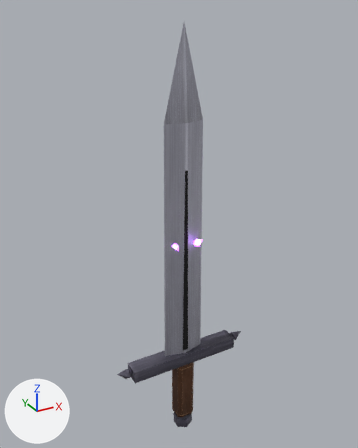
An edit to the FBX model cyclops/export/weapons/MidSword.fbx, drawn before and after from the same camera.
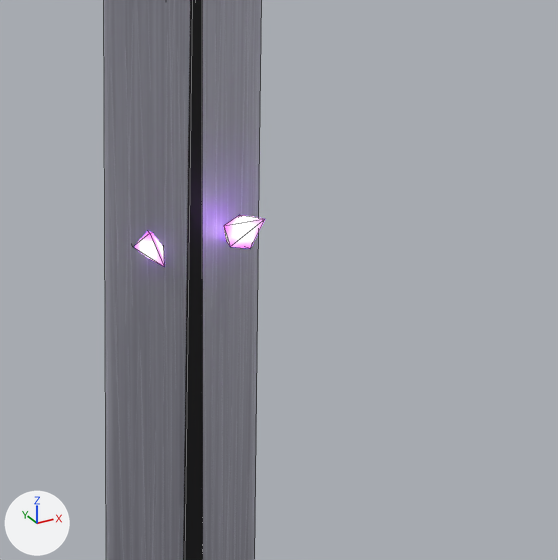
Each version appears first whole from a camera (50 mm lens) standing at (-1.94, -3.45, 3.52) and looking at (0.01, 0.1, 1.74), and next in a close-up on the part from 39% to 77% of the width and 42% to 72% of the height. The axes (+X, +Y, +Z) are drawn at lower left. The lights are the same throughout. The older version's two pictures come first. The close-ups show mesh edges as thin lines.

The older version as bpy lines, for what is in view:
```python
me_blade = bpy.data.meshes.new('Blade')
me_blade.from_pydata(...)  # 17 vertices, 15 faces; spans x -0.2..0.2, y -0.05..0.05, z 0.42..3.42
me_blade.materials.append(mat_cyclops)  # picture img_cyclops_texture_png
me_glow = bpy.data.meshes.new('Glow')
me_glow.from_pydata(...)  # 14 vertices, 20 faces; spans x -0.13..0.134, y -0.18..0.092, z 1.563..1.687
me_glow.materials.append(mat_cyclopsglow)
ob_blade = bpy.data.objects.new('Blade', me_blade)
ob_blade.location = (0.0, 0.0, 0.0)
ob_glow = bpy.data.objects.new('Glow', me_glow)
ob_glow.location = (0.0, 0.0, 0.0)
```
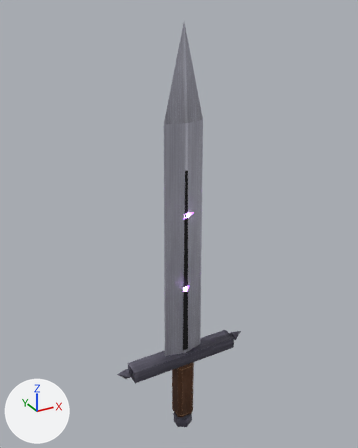
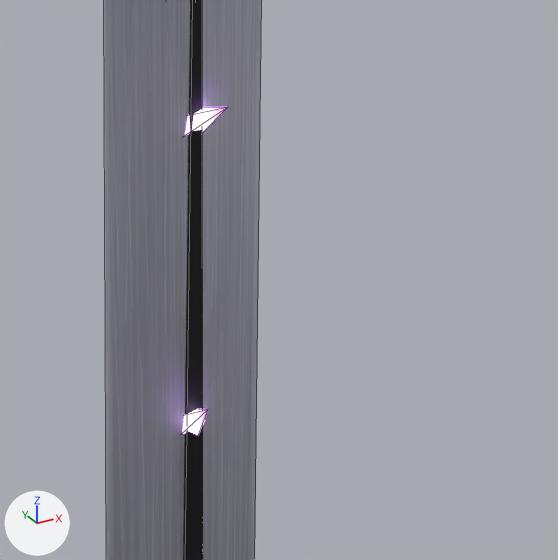
Pixel boxes (x1, y1, x2, y2) of what changed, in the close-ups (558 x 560 px):
'Glow', reshaped
    before: (134, 215, 265, 266)
    after: (182, 107, 227, 436)

What the commit changed:
me_glow is used by ob_glow; location (0.0, 0.0, 0.0).
me_glow had 14 vertices, 20 faces and spanned x -0.13..0.134, y -0.18..0.092, z 1.563..1.687.
me_glow now has 14 vertices, 20 faces and spans x -0.039..0.046, y -0.137..0.061, z 1.059..1.931.
Part 1, on me_glow:
Vertex 0 of me_glow moves from (0.134, -0.079, 1.612) to (0.034, 0.007, 1.853).
Vertex 1 of me_glow moves from (0.106, -0.056, 1.642) at pixel (239, 214) to (0.001, 0.017, 1.885).
Vertex 2 of me_glow moves from (0.061, -0.065, 1.631) at pixel (223, 225) to (-0.039, -0.004, 1.873).
Vertex 3 of me_glow moves from (0.061, -0.093, 1.593) at pixel (230, 246) to (-0.031, -0.028, 1.833).
Vertex 4 of me_glow moves from (0.106, -0.102, 1.581) at pixel (250, 248) to (0.014, -0.021, 1.821).
Vertex 5 of me_glow moves from (0.094, -0.18, 1.687) at pixel (265, 218) to (0.035, -0.123, 1.931) at pixel (228, 106).
Vertex 6 of me_glow moves from (0.093, -0.023, 1.57) at pixel (226, 240) to (-0.026, 0.06, 1.81).
Vertex 7 of me_glow moves from (-0.13, -0.013, 1.604) at pixel (132, 246) to (0.046, -0.016, 1.123).
Vertex 8 of me_glow moves from (-0.097, -0.029, 1.635) at pixel (149, 233) to (0.023, 0.014, 1.151).
Vertex 9 of me_glow moves from (-0.056, -0.009, 1.623) to (-0.023, 0.011, 1.14).
Vertex 10 of me_glow moves from (-0.064, 0.019, 1.586) to (-0.028, -0.02, 1.105).
Vertex 11 of me_glow moves from (-0.109, 0.016, 1.574) to (0.015, -0.037, 1.095).
Vertex 12 of me_glow moves from (-0.117, 0.092, 1.68) to (-0.014, -0.137, 1.239) at pixel (208, 409).
Vertex 13 of me_glow moves from (-0.077, -0.056, 1.563) at pixel (164, 266) to (0.018, 0.061, 1.059).
